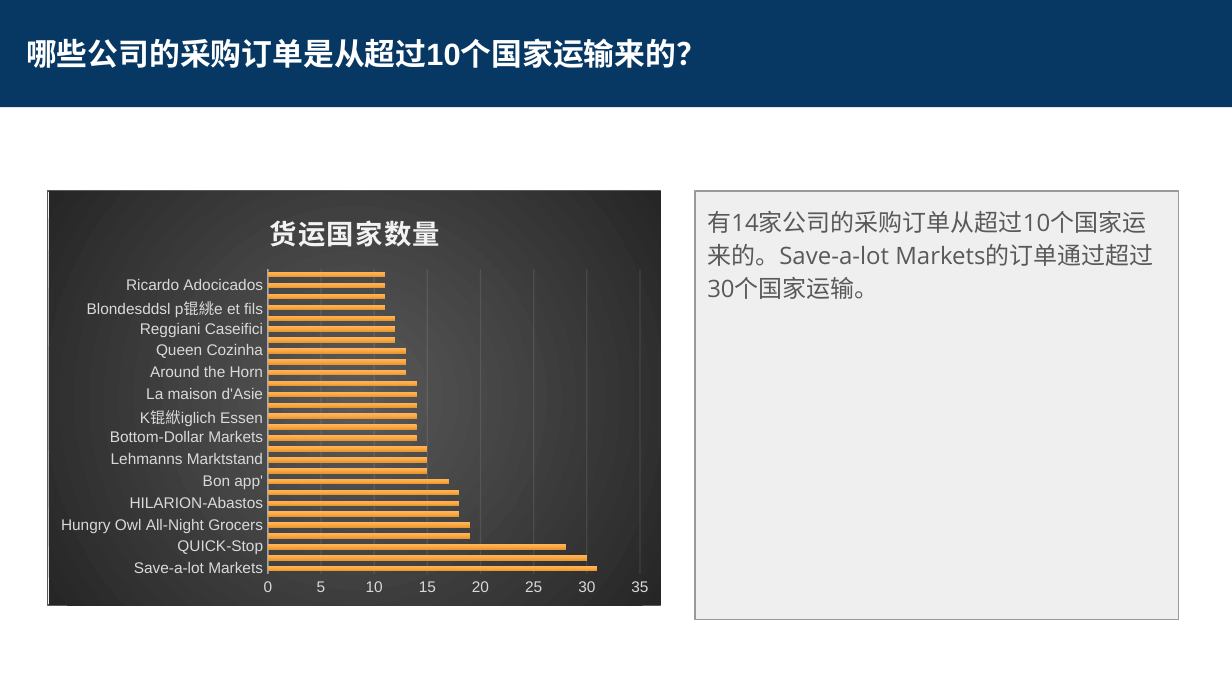
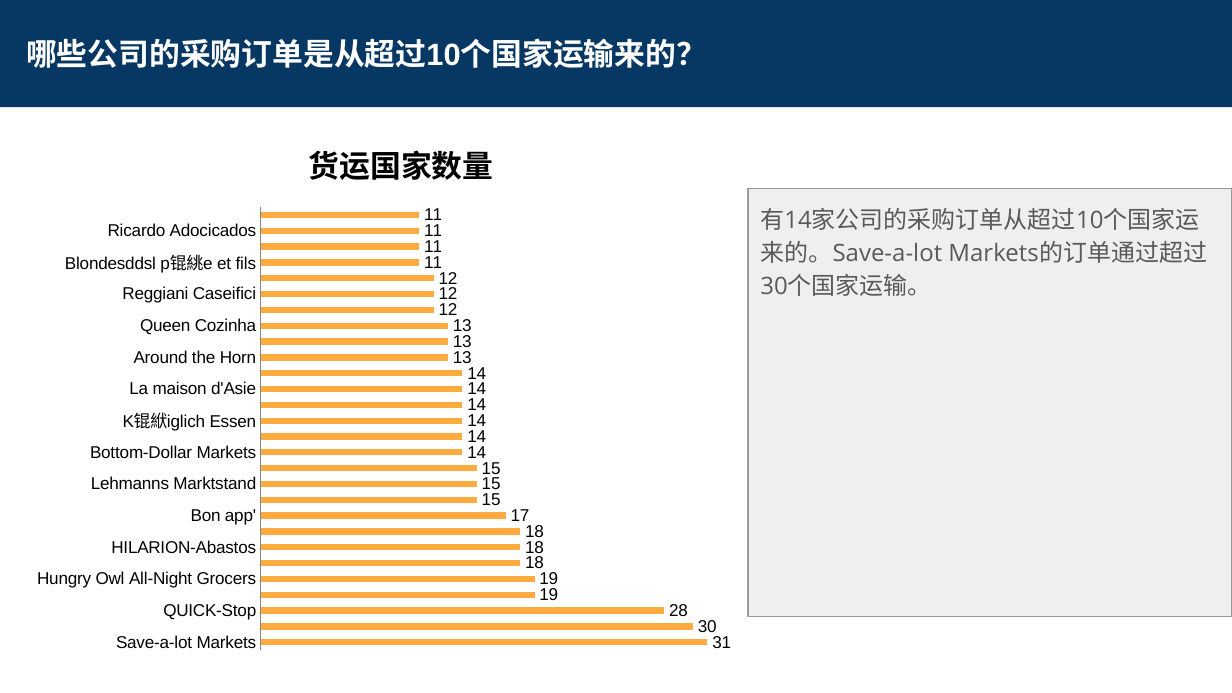
Before and after one commit to leesper/become-business-analyst, a slide deck: slide 1 of P4_CreateReportDB/SQL Project Submission.pptx. Drawn at 1232x693 pixels with LibreOffice and Linux fonts; fonts in the diff are those of the drawing. Boxes give left, top, right and bottom in pixels: in the first picture for what was removed or moved away, otherwise in the second. Text is boxed around its words. In the diff, an @@ line names an element or a change of style, - is before the commit and + after.

Commit message:
fix data viz

```diff
--- a/P4_CreateReportDB/SQL Project Submission.pptx
+++ b/P4_CreateReportDB/SQL Project Submission.pptx
@@ bar chart at (x1=22, y1=116, x2=780, y2=663) @@
@@ title "货运国家数量 " to "货运国家数量" @@
@@ colour of Series 1 gradient #FFB461 to #FFAB40 to #E59837 to #FFAB40 @@
@@ data labels of Series 1 added @@
@@ category axis changed @@
@@ value axis changed @@
@@ bar spacing changed @@
@@ background changed @@
@@ bar chart resized from (x1=49, y1=191, x2=662, y2=605) to (x1=22, y1=116, x2=780, y2=663) @@
@@ rectangle removed at (x1=48, y1=191, x2=662, y2=605) @@
-<visualization>
@@ text "有14家公司的采购订单从超过10个国家运来的。Save-a-lot Markets的订单通过超过30个国家运输。" moved from (x1=695, y1=191, x2=1179, y2=620) to (x1=748, y1=188, x2=1232, y2=617) @@
```
Also in this commit, not shown: 13 other slides changed, 15 other files.
